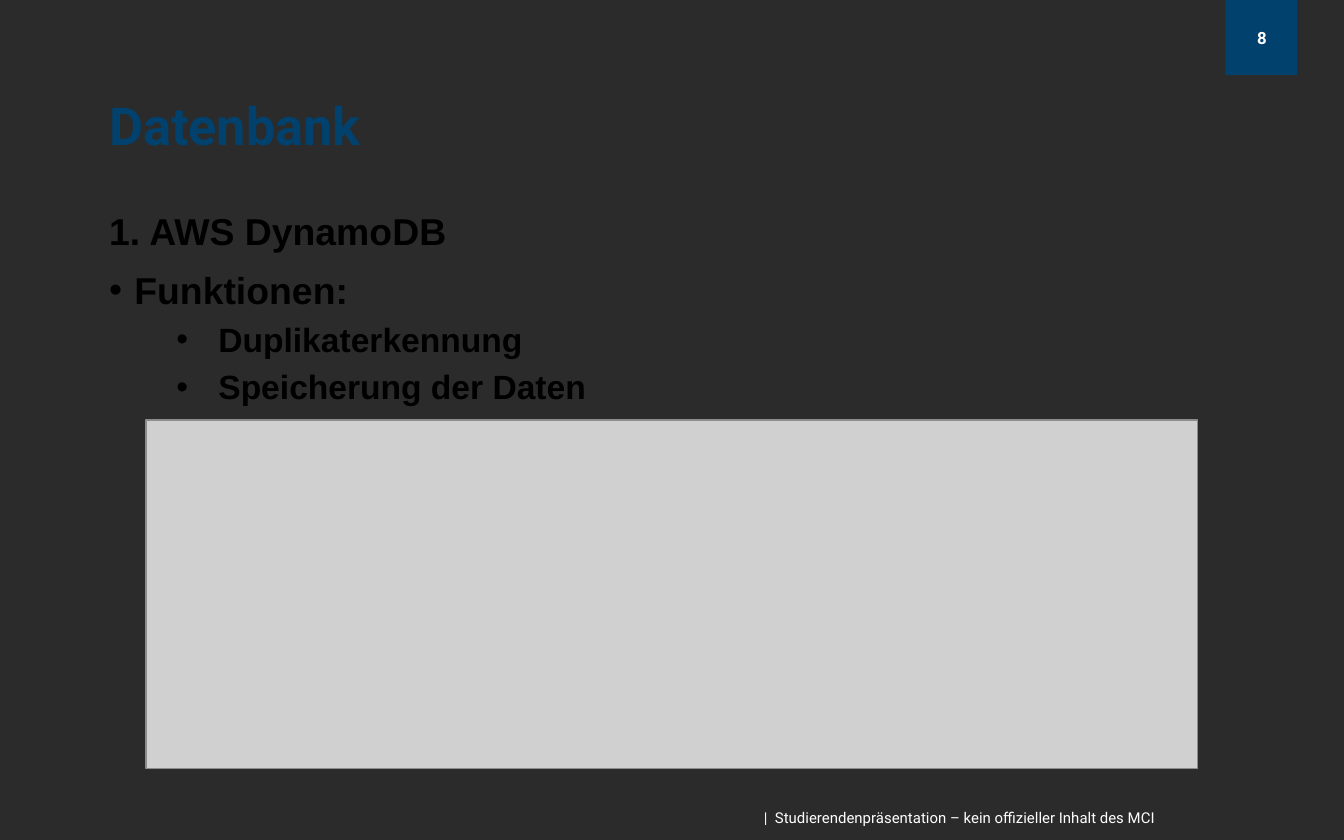
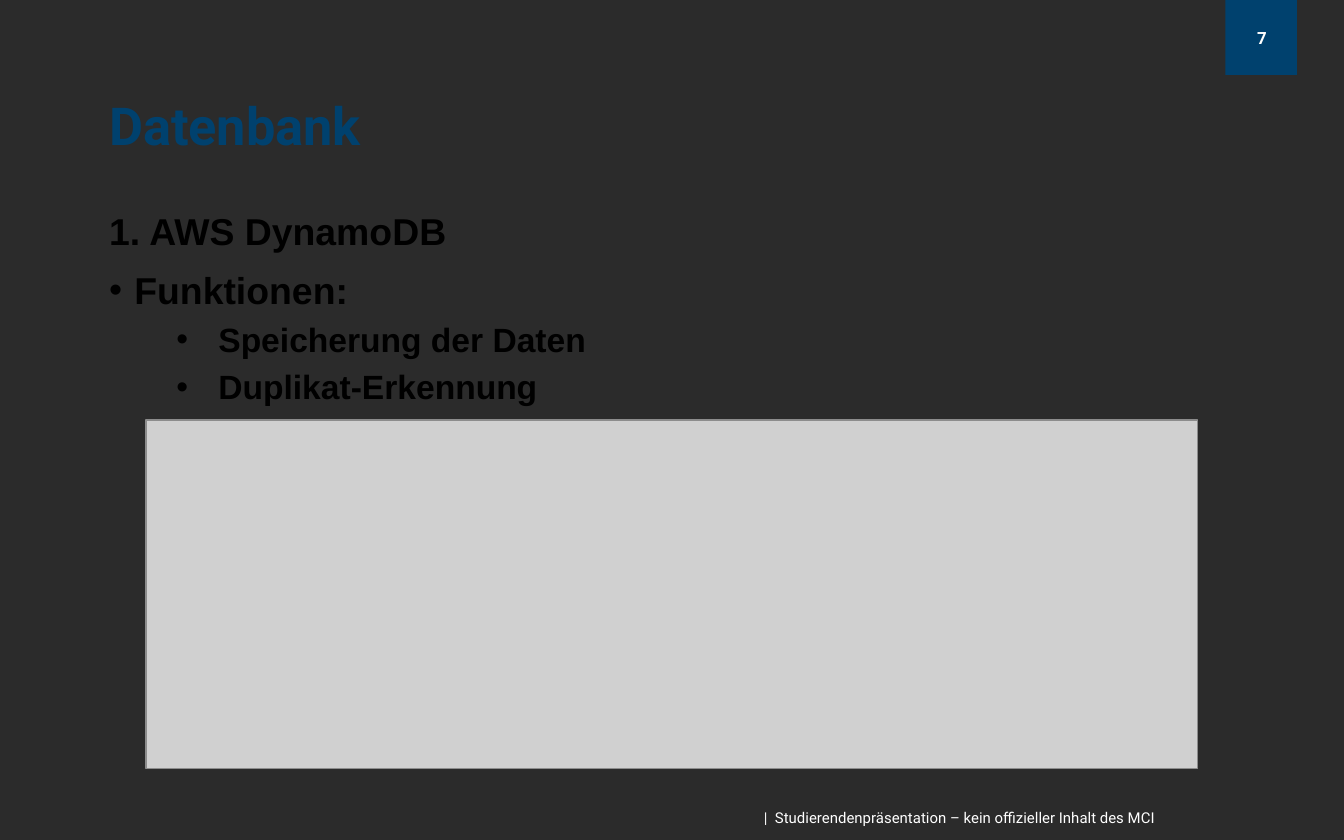
Before and after one commit to Obexor/TuneScout, a slide deck: slide 7 of TuneScout_Poell_Obwexer.pptx (slide 8 before the commit). Drawn at 1344x840 pixels with LibreOffice and Linux fonts; fonts in the diff are those of the drawing; grey boxes stand for pictures; background and template pictures are left out; a plain dark background stands for a picture behind light text. Boxes give left, top, right and bottom in pixels: in the first picture for what was removed or moved away, otherwise in the second. Text is boxed around its words. In the diff, an @@ line names an element or a change of style, - is before the commit and + after.

```diff
--- a/TuneScout_Poell_Obwexer.pptx
+++ b/TuneScout_Poell_Obwexer.pptx
@@ page number at box(1257, 32, 1267, 44): text changed @@
-8
+7
@@ text at box(218, 328, 522, 358): paragraph removed @@
-  • Duplikaterkennung
@@ text at box(218, 375, 537, 405): paragraph added @@
+  • Duplikat-Erkennung
```
Also in this commit, not shown: 5 other slides changed, 1 slide removed.
